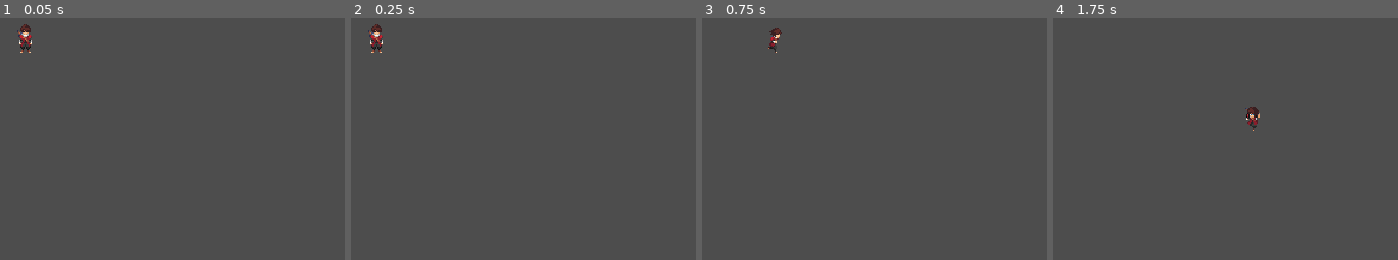
Above: before the commit, frames 1-4 (left to right).
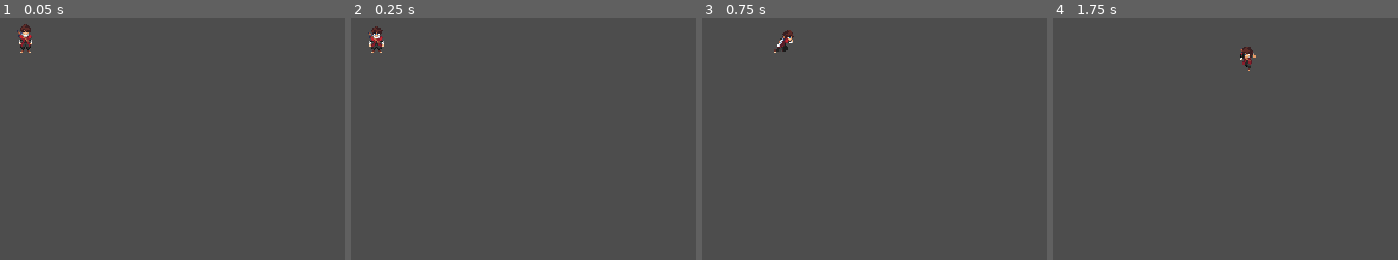
Above: after the commit, the same moments.

Repository: Clique33/Gamelab-Fractal-Team
Game: Godot game, scene res://scene/player.tscn
The game is run twice, just before and just after one commit, with the same random seed, the same clock (stepped at 60 frames per second) and the same inputs. The project has no main scene, so this scene is started directly.
Inputs (mouse positions are in pixels of both pictures, inside the frame that each line leads up to):
- Up to frame 1 (0.05 s): no input
- Up to frame 2 (0.25 s): no input
- Up to frame 3 (0.75 s): tap Enter at 0.5 s; move the mouse to (outside the picture) at 0.52 s; hold D (run_right) from 0.53 s (still down); tap Space (dash) at 0.6 s
- Up to frame 4 (1.75 s): click (outside the picture) at 0.8 s; move the mouse to (1194, 206) at 1.27 s; release D (run_right) at 1.28 s; hold S (run_down) from 1.28 s (still down); click (1194, 206) at 1.35 s; tap Space (dash) at 1.55 s

Frame 1 is identical in both runs. In frame 2, 0.3% of the frame differs, in the area x 4-10%, y 2-15%; in frame 3, 0.5%; in frame 4, 0.5%, in the area x 54-60%, y 11-47%.

Commit message:
implmentação de uma mini maquina de estados,  movimentação e dash funciona o atk ta travado

Diff:
--- a/ciclo_infinito/project.godot
+++ b/ciclo_infinito/project.godot
@@ -49,6 +49,11 @@
 "events": [Object(InputEventKey,"resource_local_to_scene":false,"resource_name":"","device":-1,"window_id":0,"alt_press …(191 unchanged characters)…
 ]
 }
+attack={
+"deadzone": 0.2,
+"events": [Object(InputEventMouseButton,"resource_local_to_scene":false,"resource_name":"","device":-1,"window_id":0,"alt_pressed":false,"shift_pressed":false,"ctrl_pressed":false,"meta_pressed":false,"button_mask":1,"position":Vector2(266, 23),"global_position":Vector2(275, 71),"factor":1.0,"button_index":1,"canceled":false,"pressed":true,"double_click":false,"script":null)
+]
+}
 
 [rendering]
 
--- a/ciclo_infinito/scene/player.tscn
+++ b/ciclo_infinito/scene/player.tscn
@@ -1,10 +1,14 @@
-[gd_scene load_steps=105 format=3 uid="uid://3qoae7f6uh8o"]
+[gd_scene load_steps=139 format=3 uid="uid://3qoae7f6uh8o"]
 
 [ext_resource type="Script" uid="uid://dbg05n786rg21" path="res://scripts/player.gd" id="1_34jf3"]
+[ext_resource type="Texture2D" uid="uid://baw5eohono6a1" path="res://assets/sprites/player/ATTACK 1/attack1_left.png" id="2_4ja17"]
 [ext_resource type="Texture2D" uid="uid://d37gmvvl38toa" path="res://assets/sprites/player/DASH/dash_down.png" id="2_u7b46"]
 [ext_resource type="Texture2D" uid="uid://y4a7lbkewya6" path="res://assets/sprites/player/DASH/dash_left.png" id="3_j4wxg"]
+[ext_resource type="Texture2D" uid="uid://d4nq18t3e7kix" path="res://assets/sprites/player/ATTACK 1/attack1_right.png" id="3_v4iqv"]
+[ext_resource type="Texture2D" uid="uid://bd3bosxk1g8ed" path="res://assets/sprites/player/ATTACK 1/attack1_up.png" id="4_42h83"]
 [ext_resource type="Texture2D" uid="uid://bclb74woxuy1n" path="res://assets/sprites/player/DASH/dash_right.png" id="4_bup7g"]
 [ext_resource type="Texture2D" uid="uid://c0xj6je8wj6pp" path="res://assets/sprites/player/DASH/dash_up.png" id="5_4ja17"]
+[ext_resource type="Texture2D" uid="uid://cw6rmtpf160hr" path="res://assets/sprites/player/ATTACK 1/attack1_down.png" id="5_iuf2t"]
 [ext_resource type="Texture2D" uid="uid://bs4ptjvos7tl5" path="res://assets/sprites/player/IDLE/idle_down.png" id="6_v4iqv"]
 [ext_resource type="Texture2D" uid="uid://bcnx6qa6e7i6m" path="res://assets/sprites/player/IDLE/idle_left.png" id="7_42h83"]
 [ext_resource type="Texture2D" uid="uid://cbq4cvi4qvuyt" path="res://assets/sprites/player/IDLE/idle_right.png" id="8_iuf2t"]
@@ -14,6 +18,126 @@
 [ext_resource type="Texture2D" uid="uid://b6vkj0eosdtwl" path="res://assets/sprites/player/RUN/run_right.png" id="12_wt23p"]
 [ext_resource type="Texture2D" uid="uid://lhpa3xxkqu33" path="res://assets/sprites/player/RUN/run_up.png" id="13_k8m7u"]
 
+[sub_resource type="AtlasTexture" id="AtlasTexture_jrjdb"]
+atlas = ExtResource("2_4ja17")
+region = Rect2(0, 0, 96, 80)
+
+[sub_resource type="AtlasTexture" id="AtlasTexture_kk4ol"]
+atlas = ExtResource("2_4ja17")
+region = Rect2(96, 0, 96, 80)
+
+[sub_resource type="AtlasTexture" id="AtlasTexture_4reak"]
+atlas = ExtResource("2_4ja17")
+region = Rect2(192, 0, 96, 80)
+
+[sub_resource type="AtlasTexture" id="AtlasTexture_wt23p"]
+atlas = ExtResource("2_4ja17")
+region = Rect2(288, 0, 96, 80)
+
+[sub_resource type="AtlasTexture" id="AtlasTexture_k8m7u"]
+atlas = ExtResource("2_4ja17")
+region = Rect2(384, 0, 96, 80)
+
+[sub_resource type="AtlasTexture" id="AtlasTexture_to47r"]
+atlas = ExtResource("2_4ja17")
+region = Rect2(480, 0, 96, 80)
+
+[sub_resource type="AtlasTexture" id="AtlasTexture_qe2px"]
+atlas = ExtResource("2_4ja17")
+region = Rect2(576, 0, 96, 80)
+
+[sub_resource type="AtlasTexture" id="AtlasTexture_i4m4b"]
+atlas = ExtResource("2_4ja17")
+region = Rect2(672, 0, 96, 80)
+
+[sub_resource type="AtlasTexture" id="AtlasTexture_wqho7"]
+atlas = ExtResource("3_v4iqv")
+region = Rect2(0, 0, 96, 80)
+
+[sub_resource type="AtlasTexture" id="AtlasTexture_swyrm"]
+atlas = ExtResource("3_v4iqv")
+region = Rect2(96, 0, 96, 80)
+
+[sub_resource type="AtlasTexture" id="AtlasTexture_e34nm"]
+atlas = ExtResource("3_v4iqv")
+region = Rect2(192, 0, 96, 80)
+
+[sub_resource type="AtlasTexture" id="AtlasTexture_gcs2b"]
+atlas = ExtResource("3_v4iqv")
+region = Rect2(288, 0, 96, 80)
+
+[sub_resource type="AtlasTexture" id="AtlasTexture_brill"]
+atlas = ExtResource("3_v4iqv")
+region = Rect2(384, 0, 96, 80)
+
+[sub_resource type="AtlasTexture" id="AtlasTexture_urp7k"]
+atlas = ExtResource("3_v4iqv")
+region = Rect2(480, 0, 96, 80)
+
+[sub_resource type="AtlasTexture" id="AtlasTexture_fy2xn"]
+atlas = ExtResource("3_v4iqv")
+region = Rect2(576, 0, 96, 80)
+
+[sub_resource type="AtlasTexture" id="AtlasTexture_ifikf"]
+atlas = ExtResource("3_v4iqv")
+region = Rect2(672, 0, 96, 80)
+
+[sub_resource type="AtlasTexture" id="AtlasTexture_mi8e6"]
+atlas = ExtResource("4_42h83")
+region = Rect2(0, 0, 96, 80)
+
+[sub_resource type="AtlasTexture" id="AtlasTexture_scabq"]
+atlas = ExtResource("4_42h83")
+region = Rect2(96, 0, 96, 80)
+
+[sub_resource type="AtlasTexture" id="AtlasTexture_05okc"]
+atlas = ExtResource("4_42h83")
+region = Rect2(192, 0, 96, 80)
+
+[sub_resource type="AtlasTexture" id="AtlasTexture_jx3i2"]
+atlas = ExtResource("4_42h83")
+region = Rect2(288, 0, 96, 80)
+
+[sub_resource type="AtlasTexture" id="AtlasTexture_03cwq"]
+atlas = ExtResource("4_42h83")
+region = Rect2(384, 0, 96, 80)
+
+[sub_resource type="AtlasTexture" id="AtlasTexture_jqoul"]
+atlas = ExtResource("4_42h83")
+region = Rect2(480, 0, 96, 80)
+
+[sub_resource type="AtlasTexture" id="AtlasTexture_6h4f1"]
+atlas = ExtResource("4_42h83")
+region = Rect2(576, 0, 96, 80)
+
+[sub_resource type="AtlasTexture" id="AtlasTexture_govaw"]
+atlas = ExtResource("5_iuf2t")
+region = Rect2(0, 0, 96, 80)
+
+[sub_resource type="AtlasTexture" id="AtlasTexture_xcifi"]
+atlas = ExtResource("5_iuf2t")
+region = Rect2(96, 0, 96, 80)
+
+[sub_resource type="AtlasTexture" id="AtlasTexture_1rkj5"]
+atlas = ExtResource("5_iuf2t")
+region = Rect2(192, 0, 96, 80)
+
+[sub_resource type="AtlasTexture" id="AtlasTexture_7rey3"]
+atlas = ExtResource("5_iuf2t")
+region = Rect2(288, 0, 96, 80)
+
+[sub_resource type="AtlasTexture" id="AtlasTexture_7ld47"]
+atlas = ExtResource("5_iuf2t")
+region = Rect2(384, 0, 96, 80)
+
+[sub_resource type="AtlasTexture" id="AtlasTexture_3svjg"]
+atlas = ExtResource("5_iuf2t")
+region = Rect2(480, 0, 96, 80)
+
+[sub_resource type="AtlasTexture" id="AtlasTexture_fd7ym"]
+atlas = ExtResource("5_iuf2t")
+region = Rect2(576, 0, 96, 80)
+
 [sub_resource type="AtlasTexture" id="AtlasTexture_qucqc"]
 atlas = ExtResource("2_u7b46")
 region = Rect2(0, 0, 96, 80)
@@ -378,6 +502,116 @@
 animations = [{
 "frames": [{
 "duration": 1.0,
+"texture": SubResource("AtlasTexture_jrjdb")
+}, {
+"duration": 1.0,
+"texture": SubResource("AtlasTexture_kk4ol")
+}, {
+"duration": 1.0,
+"texture": SubResource("AtlasTexture_4reak")
+}, {
+"duration": 1.0,
+"texture": SubResource("AtlasTexture_wt23p")
+}, {
+"duration": 1.0,
+"texture": SubResource("AtlasTexture_k8m7u")
+}, {
+"duration": 1.0,
+"texture": SubResource("AtlasTexture_to47r")
+}, {
+"duration": 1.0,
+"texture": SubResource("AtlasTexture_qe2px")
+}, {
+"duration": 1.0,
+"texture": SubResource("AtlasTexture_i4m4b")
+}],
+"loop": true,
+"name": &"attack1_left",
+"speed": 5.0
+}, {
+"frames": [{
+"duration": 1.0,
+"texture": SubResource("AtlasTexture_wqho7")
+}, {
+"duration": 1.0,
+"texture": SubResource("AtlasTexture_swyrm")
+}, {
+"duration": 1.0,
+"texture": SubResource("AtlasTexture_e34nm")
+}, {
+"duration": 1.0,
+"texture": SubResource("AtlasTexture_gcs2b")
+}, {
+"duration": 1.0,
+"texture": SubResource("AtlasTexture_brill")
+}, {
+"duration": 1.0,
+"texture": SubResource("AtlasTexture_urp7k")
+}, {
+"duration": 1.0,
+"texture": SubResource("AtlasTexture_fy2xn")
+}, {
+"duration": 1.0,
+"texture": SubResource("AtlasTexture_ifikf")
+}],
+"loop": true,
+"name": &"attack1_right",
+"speed": 5.0
+}, {
+"frames": [{
+"duration": 1.0,
+"texture": SubResource("AtlasTexture_mi8e6")
+}, {
+"duration": 1.0,
+"texture": SubResource("AtlasTexture_scabq")
+}, {
+"duration": 1.0,
+"texture": SubResource("AtlasTexture_05okc")
+}, {
+"duration": 1.0,
+"texture": SubResource("AtlasTexture_jx3i2")
+}, {
+"duration": 1.0,
+"texture": SubResource("AtlasTexture_03cwq")
+}, {
+"duration": 1.0,
+"texture": SubResource("AtlasTexture_jqoul")
+}, {
+"duration": 1.0,
+"texture": SubResource("AtlasTexture_6h4f1")
+}],
+"loop": true,
+"name": &"attack1_up",
+"speed": 5.0
+}, {
+"frames": [{
+"duration": 1.0,
+"texture": SubResource("AtlasTexture_govaw")
+}, {
+"duration": 1.0,
+"texture": SubResource("AtlasTexture_xcifi")
+}, {
+"duration": 1.0,
+"texture": SubResource("AtlasTexture_1rkj5")
+}, {
+"duration": 1.0,
+"texture": SubResource("AtlasTexture_7rey3")
+}, {
+"duration": 1.0,
+"texture": SubResource("AtlasTexture_7ld47")
+}, {
+"duration": 1.0,
+"texture": SubResource("AtlasTexture_3svjg")
+}, {
+"duration": 1.0,
+"texture": SubResource("AtlasTexture_fd7ym")
+}],
+"loop": true,
+"name": &"attack_down",
+"speed": 5.0
+}, {
+"frames": [{
+"duration": 1.0,
 "texture": SubResource("AtlasTexture_qucqc")
 }, {
 "duration": 1.0,
@@ -588,6 +822,26 @@
 }],
 "loop": true,
 "name": &"idle_up",
+"speed": 5.0
+}, {
+"frames": [],
+"loop": true,
+"name": &"new_animation_4",
+"speed": 5.0
+}, {
+"frames": [],
+"loop": true,
+"name": &"new_animation_5",
+"speed": 5.0
+}, {
+"frames": [],
+"loop": true,
+"name": &"new_animation_6",
+"speed": 5.0
+}, {
+"frames": [],
+"loop": true,
+"name": &"new_animation_7",
 "speed": 5.0
 }, {
 "frames": [{
@@ -713,8 +967,7 @@
 
 [node name="animacoes" type="AnimatedSprite2D" parent="."]
 sprite_frames = SubResource("SpriteFrames_to47r")
-animation = &"idle_down"
-frame_progress = 0.128929
+animation = &"dash_down"
 speed_scale = 1.5
 
 [node name="dash_timer" type="Timer" parent="."]
@@ -723,3 +976,13 @@
 
 [node name="dash_cooldown" type="Timer" parent="."]
 one_shot = true
+
+[node name="attack_area" type="Area2D" parent="."]
+
+[node name="attack_colison" type="CollisionShape2D" parent="attack_area"]
+
+[node name="player_colision" type="CollisionShape2D" parent="."]
+
+[connection signal="animation_finished" from="animacoes" to="." method="_on_animation_finished"]
+[connection signal="timeout" from="dash_timer" to="." method="_on_dash_timer_timeout"]
+[connection signal="body_entered" from="attack_area" to="." method="_on_attack_area_body_entered"]
--- a/ciclo_infinito/scripts/player.gd
+++ b/ciclo_infinito/scripts/player.gd
@@ -4,6 +4,9 @@
 @onready var anim  = $animacoes
 @onready var dash_timer = $dash_timer
 @onready var dash_cooldown = $dash_cooldown
+@export var dash_duracao  = 0.2
+
+@onready var area_attack = $attack_area
 
 #movimentação base
 @export var move_speed = 240.00
@@ -14,95 +17,118 @@
 var is_dashing = false
 var can_dash = true
 var dash_dir = Vector2.ZERO
+#var direction
+enum State {IDLE, RUN, ATTACK,DASH}
+var current_state = State.IDLE
 
-#variveis setadas em  00
-var last_facing = 'down'
+var next_direction = Vector2(0,1)
 
-func _ready() -> void:
-	#quando dash_timer acabar chame _on-dash_timer_timeout
+func _ready():
+	dash_timer.wait_time = dash_duracao
+	dash_timer.one_shot = true
 	if not dash_timer.timeout.is_connected(_on_dash_timer_timeout):
 		dash_timer.timeout.connect(_on_dash_timer_timeout)
-	if not dash_cooldown.timeout.is_connected(_on_dash_cooldown_timeout):
-		dash_cooldown.timeout.connect(_on_dash_cooldown_timeout)
+
+	area_attack.get_node("attack_colison").disabled = true
+
+func _physics_process(delta: float) -> void:
+	match current_state:
+		State.IDLE:
+			_idle_state()
+		State.RUN:
+			_run_state(delta)
+		State.ATTACK:
+			_attack_state()
+		State.DASH:
+			_dash_state()
+	move_and_slide()
+	update_animation()
+
+func get_input_direction():
+	return Input.get_vector("run_left","run_right","run_up","run_down")
 
 
-func _physics_process(_dt):
-	var input_vec = Vector2(
-		Input.get_axis('run_left','run_right'),
-		Input.get_axis('run_up','run_down')
-	)
-	if Input.is_action_just_pressed('dash') and  can_dash and not  is_dashing:
-		is_dashing = true
-		can_dash = false
-		if input_vec  != Vector2.ZERO:
-			dash_dir = input_vec.normalized()
-		else:
-			#swith do godt
-			match last_facing:
-				"right": dash_dir = Vector2.RIGHT
-				"left":  dash_dir = Vector2.LEFT
-				"up":    dash_dir = Vector2.UP
-				_:       dash_dir = Vector2.DOWN
-		dash_timer.start()
-		dash_cooldown.start()
-		anim.play("dash_" + str(last_facing))
-
-	if is_dashing:
-		velocity = dash_dir * dash_speed
-
-	else:
-
-		if input_vec != Vector2.ZERO:
-			var dir = input_vec.normalized()
-			velocity.x = lerp(velocity.x, dir.x * move_speed,acceleration)
-			velocity.y = lerp(velocity.y, dir.y * move_speed,acceleration)
-		else:
-			velocity.x = lerp(velocity.x, 0.0,friction)
-			velocity.y = lerp(velocity.y, 0.0,friction)
+func _idle_state():
+	velocity = Vector2.ZERO
+	if get_input_direction() != Vector2.ZERO:
+		current_state = State.RUN
+	elif Input.is_action_just_pressed("attack"):
+		current_state = State.ATTACK
+	elif Input.is_action_just_pressed("dash"):
+		current_state = State.DASH
 
 
-	move_and_slide()
-	_update_facing(input_vec)
-	_play_movement_anim()
+func _run_state(delta):
+	var input_direction = get_input_direction()
+	if input_direction == Vector2.ZERO:
+		current_state = State.IDLE
+		return
+
+	next_direction = input_direction
+	velocity = input_direction.normalized() * move_speed
+
+	if Input.is_action_just_pressed("attack"):
+		current_state = State.ATTACK
+	elif Input.is_action_just_pressed("dash"):
+		current_state = State.DASH
+
+func _attack_state():
+	velocity = Vector2.ZERO
+	area_attack.get_node("attack_colison").disabled = true
+
+func _on_animation_finished() -> void:
+	if current_state == State.ATTACK:
+		area_attack.get_node("attack_colison").disabled = true
+
+	if get_input_direction() != Vector2.ZERO:
+		current_state = State.RUN
+	else:
+		current_state = State.IDLE
 
 
-func _update_facing(input_vec):
-	if is_dashing:
-		return
-	if input_vec == Vector2.ZERO:
-		return
-	if abs(input_vec.x) > abs(input_vec.y):
-		if input_vec.x > 0.0:
-			last_facing = 'right'
-		else:
-			last_facing = 'left'
-	else:
-		if input_vec.y > 0.0:
-			last_facing = 'down'
-		else:
-			last_facing = 'up'
+func _dash_state():
+	if dash_timer.is_stopped():
+		dash_timer.start()
+
+		var dash_direction = next_direction
+
+		if get_input_direction() != Vector2.ZERO:
+			dash_direction = get_input_direction()
+
+		velocity = dash_direction.normalized()  * dash_speed #* move_speed
 
 
-func _play_movement_anim():
-	# prioridade pro dash
-	if is_dashing:
-		var dash_now = "dash_" + str(last_facing)
-		if anim.animation != dash_now:
-			anim.play(dash_now)
-		return
-	var moving = velocity.length() > 24.0 #baseado move speed
-	var base
-	if moving:
-		base = 'run_'
+func _on_dash_timer_timeout() -> void:
+	$player_colision.disabled = false
+
+	velocity = Vector2.ZERO
+	if  get_input_direction() != Vector2.ZERO:
+		current_state = State.RUN
 	else:
-		base = 'idle_'
-	var animar_now = base + last_facing
-	if anim.animation != animar_now:
-		anim.play(animar_now)
+		current_state = State.IDLE
 
+func update_animation():
+	var anim_name = ""
+	var direction_str = get_direction_string(next_direction)
 
-func _on_dash_timer_timeout():
-	is_dashing = false
+	match current_state:
+		State.IDLE:
+			anim_name = "idle_" + direction_str
+		State.RUN:
+			anim_name = "run_" + direction_str
+		State.ATTACK:
+			anim_name = "attack1_" + direction_str
+		State.DASH:
+			anim_name = "dash_" + direction_str
+	if anim.animation != anim_name:
+		anim.play(anim_name)
 
-func _on_dash_cooldown_timeout():
-	can_dash = true
+func get_direction_string(next_direction):
+	if abs(next_direction.x) > abs(next_direction.y):
+		return "right"  if next_direction.x > 0 else "left"
+	else:
+		return "down"  if next_direction.y > 0 else "up"
+
+func _on_attack_area_body_entered(body: Node2D) -> void:
+	if body.is_in_group("inimigos"):
+		print("dano feito") # Replace with function body.
